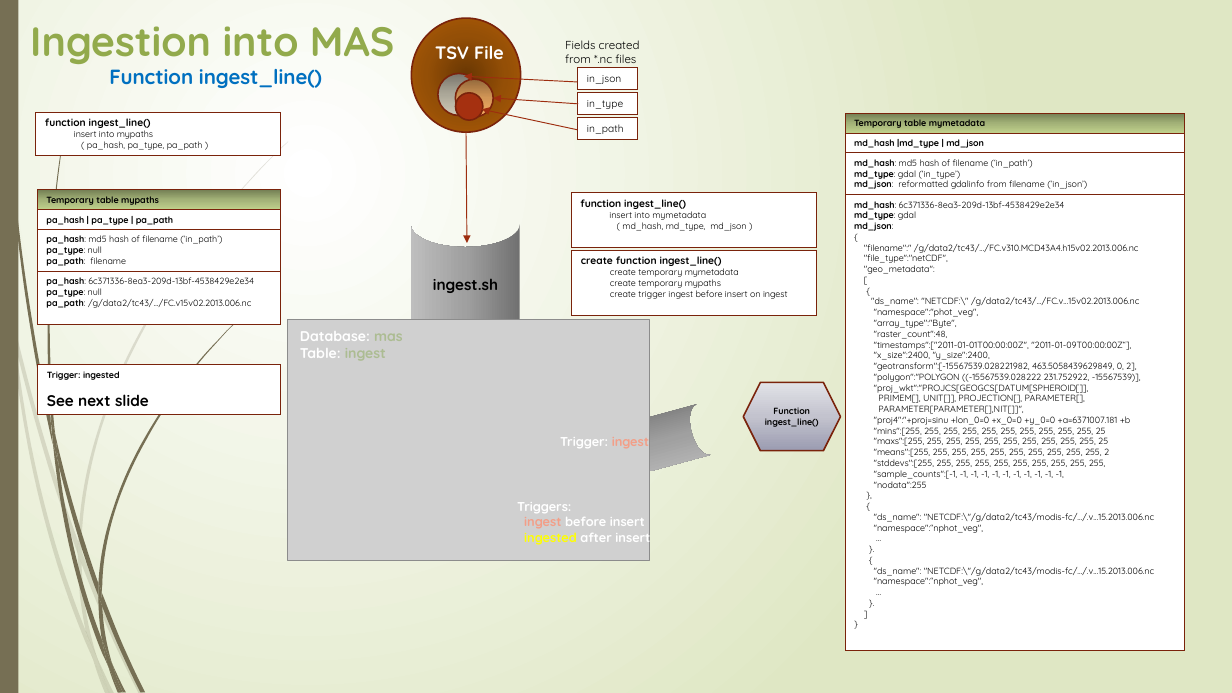
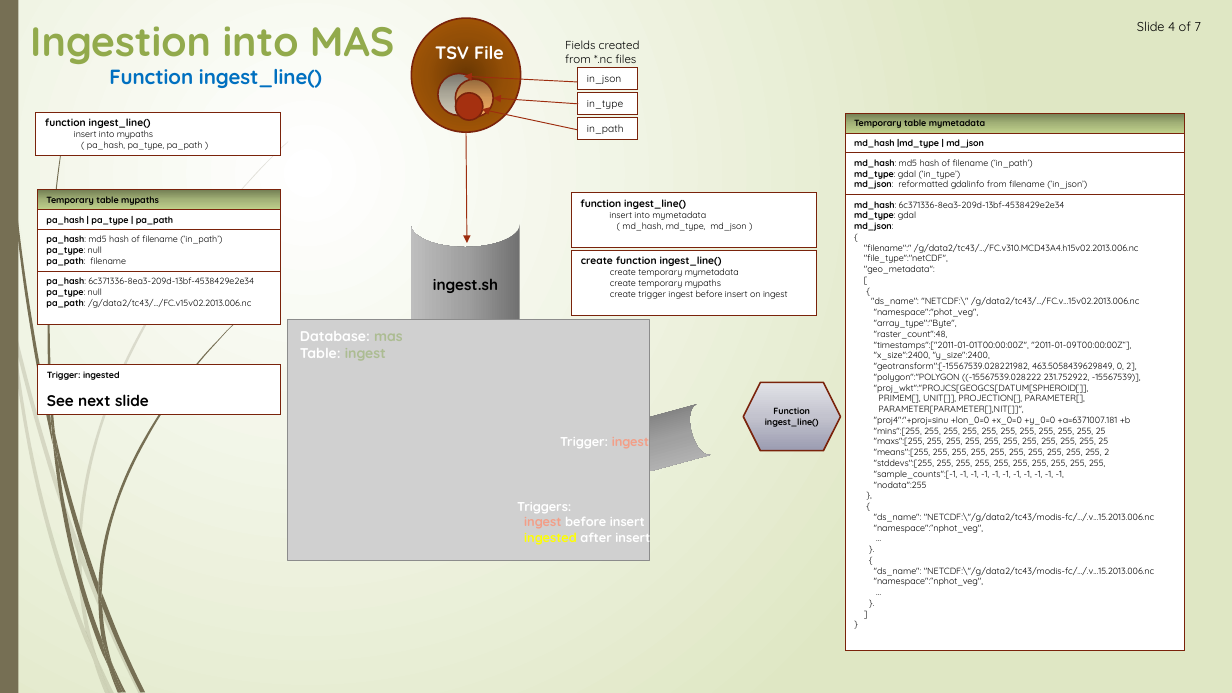
Before and after one commit to nci/gsky, a slide deck: slide 4 of crawl/GSKY_Crawl_MAS.pptx (slide 3 before the commit). Drawn at 1232x693 pixels with LibreOffice and Linux fonts; fonts in the diff are those of the drawing; grey boxes stand for pictures; background and template pictures are left out. Boxes give left, top, right and bottom in pixels: in the first picture for what was removed or moved away, otherwise in the second. Text is boxed around its words. In the diff, an @@ line names an element or a change of style, - is before the commit and + after.

```diff
--- a/crawl/GSKY_Crawl_MAS.pptx
+++ b/crawl/GSKY_Crawl_MAS.pptx
@@ text added at <box>1137,21,1201,31</box>, 10 pt, text #000000 @@
+Slide 4 of 7
```
Also in this commit, not shown: 5 other slides changed, 1 slide added, 1 other file.
